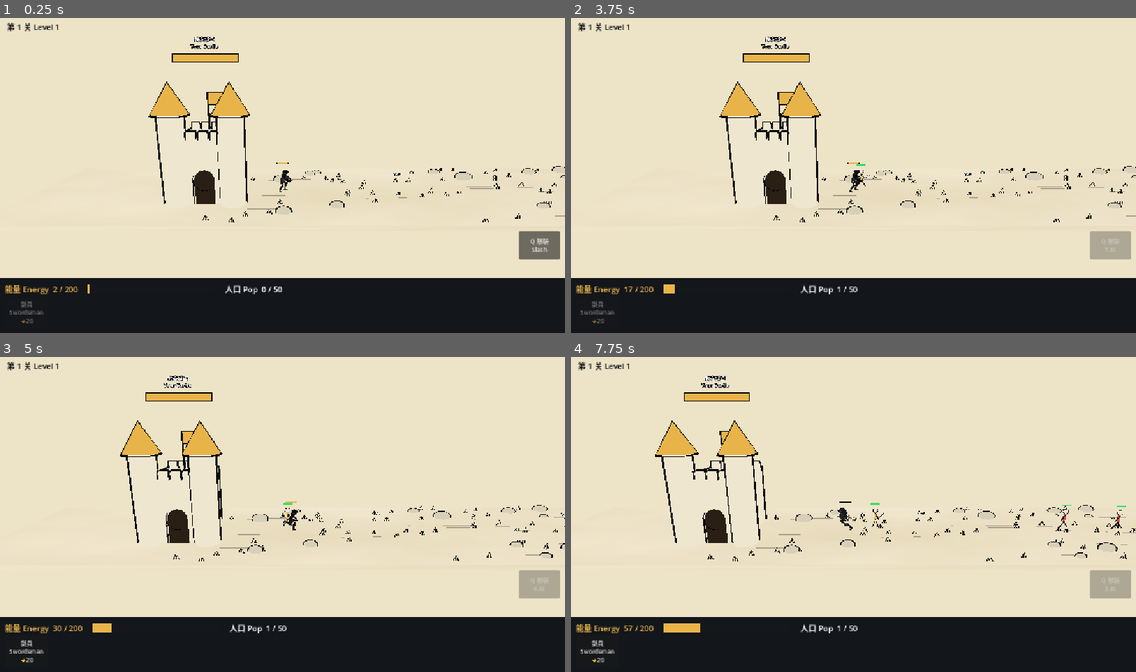
Above: before the commit, frames 1-4 (two rows, left to right).
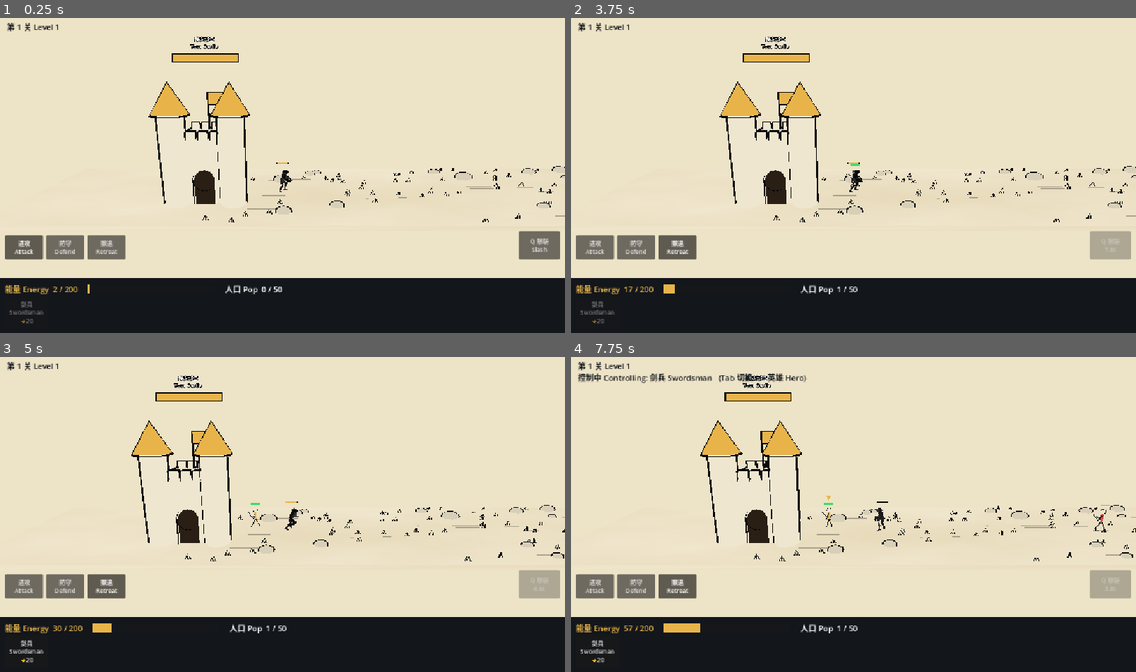
Above: after the commit, the same moments.

Repository: cronustjy-sketch/inkblade
Game: Godot game, scene res://scenes/battle.tscn
Same seed, same stepped clock (60 frames per second), same inputs: the game is played once before the commit and once after it.
Inputs (mouse positions are in pixels of both pictures, inside the frame that each line leads up to):
- Up to frame 1 (0.25 s): no input
- Up to frame 2 (3.75 s): click "Q 怒斩 Slash" at 0.5 s; click (593, 247) at 1.25 s, where only the run after the commit has a clickable "进攻 Attack"; click "剑兵 Swordsman ⚡20" at 2 s; click (638, 247) at 2.75 s, where only the run after the commit has a clickable "防守 Defend"; click (678, 247) at 3.5 s, where only the run after the commit has a clickable "撤退 Retreat"
- Up to frame 3 (5 s): tap Enter at 4.25 s; move the mouse to (406, 498) at 4.27 s; hold Right (ui_right) from 4.28 s (still down); tap Tab at 4.35 s; click (406, 498) at 4.42 s; tap H at 4.55 s
- Up to frame 4 (7.75 s): release Right (ui_right) at 5 s; drag from (740, 530) to (825, 577) at 5.02 s; move the mouse to (910, 445) at 5.77 s; hold Right (ui_right) 5.78-6.5 s; tap 1 at 5.85 s; click (910, 445) at 5.92 s; tap 2 at 6.05 s; drag from (825, 577) to (684, 467) at 6.52 s; move the mouse to (1023, 561) at 7.27 s; hold Left (ui_left) from 7.28 s (still down); tap 3 at 7.35 s; click (1023, 561) at 7.42 s; tap Tab at 7.55 s

The runs differ from the first frame. In frame 1, 1.6% of the frame differs, in the area x 0-23%, y 68-77%; in frame 2, 1.6%; in frame 3, 4.6%; in frame 4, 6.9%, in the area x 0-100%, y 5-77%.

Commit message:
Step 8: orders (attack/defend/retreat) and take-control
Co-Authored-By: Claude Sonnet 5.5 <noreply@anthropic.com>

Diff:
--- a/godot/data/units.gd
+++ b/godot/data/units.gd
@@ -37,3 +37,11 @@
 const ULT_MAX: float = 100.0
 const ULT_DAMAGE: float = 300.0
 const ULT_CASTLE_DAMAGE: float = 120.0
+
+# Orders for the player's army, and take-control tuning.
+const ORDER_ATTACK: int = 0
+const ORDER_DEFEND: int = 1
+const ORDER_RETREAT: int = 2
+const DEFEND_LINE_M: float = 7.0
+const RETREAT_HEAL_PER_SEC: float = 0.08
+const CONTROL_DAMAGE_MULT: float = 1.4
--- a/godot/scripts/battle.gd
+++ b/godot/scripts/battle.gd
@@ -29,6 +29,8 @@
 var hud: CanvasLayer
 var hero: Node3D
 var spawner: Node
+var order: int = UnitData.ORDER_ATTACK
+var controlled: Node3D
 var _over: bool = false
 
 func _ready() -> void:
@@ -56,6 +58,9 @@
 	add_child(hud)
 	hud.setup(level, MAX_ENERGY, MAX_POP, _unlocked_skills())
 	hud.skill_requested.connect(_on_skill_requested)
+	hud.order_requested.connect(set_order)
+	hud.show_orders()
+	hud.set_order(order)
 	hud.spawn_requested.connect(_on_spawn_requested)
 	hud.retry_requested.connect(_on_retry)
 	hud.next_level_requested.connect(_on_next_level)
@@ -75,10 +80,12 @@
 	hud.update_state(energy, player_pop())
 
 	hud.update_skills(hero)
-	hero.move(move_axis(), delta)
+	_validate_control()
+	hero.move(0.0 if controlled != null else move_axis(), delta)
 
 	# Camera follows the hero, clamped between the castles.
-	var target_x: float = clampf(hero.position.x, PLAYER_CASTLE_X, ENEMY_CASTLE_X)
+	var follow: Node3D = controlled if controlled != null else hero
+	var target_x: float = clampf(follow.position.x, PLAYER_CASTLE_X, ENEMY_CASTLE_X)
 	cam_x = lerpf(cam_x, target_x, 1.0 - exp(-CAM_FOLLOW * delta))
 	camera.position = Vector3(cam_x, CAM_HEIGHT, CAM_DISTANCE)
 	camera.look_at(Vector3(cam_x, 1.5, 0.0), Vector3.UP)
@@ -114,6 +121,8 @@
 	var own: Node3D = player_castle if team == 0 else enemy_castle
 	var foe: Node3D = enemy_castle if team == 0 else player_castle
 	u.setup(team, key, foe, stat_mult)
+	if team == 0:
+		u.battle = self
 	add_child(u)
 	var side: float = 1.0 if team == 0 else -1.0
 	var z_spread: float = 0.4 if UnitData.UNITS[key]["pop"] >= 3 else 1.0
@@ -151,7 +160,20 @@
 		if event.keycode == OS.find_keycode_from_string(UnitData.HERO_SKILLS[id]["key"]):
 			hero.cast(id)
 			return
-	_debug_key(event.keycode)
+	match event.keycode:
+		KEY_TAB:
+			cycle_control()
+			get_viewport().set_input_as_handled()
+		KEY_H:
+			release_control()
+		KEY_1:
+			set_order(UnitData.ORDER_ATTACK)
+		KEY_2:
+			set_order(UnitData.ORDER_DEFEND)
+		KEY_3:
+			set_order(UnitData.ORDER_RETREAT)
+		_:
+			_debug_key(event.keycode)
 
 # Debug only: F1 wins the level, F2 loses it, F3 / F4 preview hero animations.
 func _debug_key(keycode: Key) -> void:
@@ -165,3 +187,65 @@
 		hero.play("run")
 	elif keycode == KEY_F4:
 		hero.play("slash1", 0.5)
+
+# ---------- orders and take-control ----------
+
+func set_order(new_order: int) -> void:
+	order = new_order
+	hud.set_order(order)
+
+func control(unit: Node3D) -> void:
+	if controlled != null and is_instance_valid(controlled):
+		controlled.set_controlled(false)
+	controlled = unit
+	unit.set_controlled(true)
+	var d: Dictionary = unit.data
+	hud.set_control_text("控制中 Controlling: %s %s   (Tab 切换 / H 英雄 Hero)" % [d["name_cn"], d["name_en"]])
+
+func release_control() -> void:
+	if controlled != null and is_instance_valid(controlled):
+		controlled.set_controlled(false)
+	controlled = null
+	hud.set_control_text("")
+
+func _validate_control() -> void:
+	if controlled != null and (not is_instance_valid(controlled) or controlled.is_queued_for_deletion() or controlled.inside):
+		release_control()
+
+# Player soldiers (not the hero) that can be controlled, left to right.
+func controllable_units() -> Array[Node3D]:
+	var out: Array[Node3D] = []
+	for u: Node3D in get_tree().get_nodes_in_group("units"):
+		if u.team == 0 and not u.is_queued_for_deletion() and not u.inside:
+			out.append(u)
+	out.sort_custom(func(a: Node3D, b: Node3D) -> bool: return a.position.x < b.position.x)
+	return out
+
+func cycle_control() -> void:
+	var list: Array[Node3D] = controllable_units()
+	if list.is_empty():
+		release_control()
+		return
+	var idx: int = list.find(controlled)
+	control(list[(idx + 1) % list.size()])
+
+func _unhandled_input(event: InputEvent) -> void:
+	if event is InputEventMouseButton and event.pressed and event.button_index == MOUSE_BUTTON_LEFT:
+		_pick_unit_at(event.position)
+
+# Picks the soldier whose on-screen body is nearest to the click.
+func _pick_unit_at(screen_pos: Vector2) -> void:
+	var best: Node3D = null
+	var best_dist: float = 48.0
+	for u: Node3D in controllable_units():
+		var p: Vector2 = camera.unproject_position(u.global_position + Vector3(0, 0.9, 0))
+		var d: float = p.distance_to(screen_pos)
+		if d < best_dist:
+			best_dist = d
+			best = u
+	if best != null:
+		control(best)
+	else:
+		var hp: Vector2 = camera.unproject_position(hero.global_position + Vector3(0, 1.0, 0))
+		if hp.distance_to(screen_pos) < best_dist:
+			release_control()
--- a/godot/scripts/dev_smoke.gd
+++ b/godot/scripts/dev_smoke.gd
@@ -16,6 +16,7 @@
 	await get_tree().create_timer(0.5).timeout
 	await _step5()
 	await _step7()
+	await _step8()
 	print("SMOKE DONE failures=%d" % failures)
 	get_tree().quit()
 
@@ -160,3 +161,66 @@
 	check("archer can hit a flying dragon", dragon.hp < dragon.max_hp)
 	bow.queue_free()
 	await clear_units()
+
+func _step8() -> void:
+	_setup_arena()
+	const ATTACK := 0
+	const DEFEND := 1
+	const RETREAT := 2
+
+	await clear_units()
+	battle.set_order(DEFEND)
+	var d: Node3D = spawn(0, "soldier", 10.0, false)
+	await wait(3.0)
+	check("defend: unit holds the line ~7 m out (x=%.2f)" % d.position.x, absf(d.position.x - 7.0) < 0.4)
+
+	await clear_units()
+	battle.set_order(RETREAT)
+	var r: Node3D = spawn(0, "soldier", 5.0, false)
+	await wait(2.2)
+	check("retreat: unit goes inside the castle", r.inside and not r._rig.visible)
+	r.hp = 30.0
+	await wait(1.0)
+	check("retreat: heals while inside (hp %.1f)" % r.hp, r.hp > 33.0)
+	var foe: Node3D = spawn(1, "soldier", 3.6, false)
+	var hp_before: float = r.hp
+	await wait(1.2)
+	check("retreat: units inside can't be attacked", r.hp >= hp_before)
+	foe.queue_free()
+	battle.set_order(ATTACK)
+	await wait(0.1)
+	check("attack order: unit comes back out", not r.inside and r._rig.visible)
+
+	await clear_units()
+	battle.set_order(ATTACK)
+	var c: Node3D = spawn(0, "soldier", 10.0, false)
+	var c2: Node3D = spawn(0, "archer", 12.0)
+	battle.control(c)
+	check("control: unit is marked controlled", c.controlled and battle.controlled == c)
+	var x0: float = c.position.x
+	Input.action_press("ui_right")
+	await wait(0.5)
+	Input.action_release("ui_right")
+	check("control: arrow keys move the controlled unit (dx=%.2f)" % (c.position.x - x0), c.position.x - x0 > 0.5)
+	await wait(0.1)
+	var x1: float = c2.position.x
+	check("control: other units are not moved by the keys", is_equal_approx(c2.position.x, x1))
+	battle.cycle_control()
+	check("control: Tab cycles to the next soldier", battle.controlled == c2)
+	battle.cycle_control()
+	check("control: Tab wraps around", battle.controlled == c)
+	battle.release_control()
+	check("control: H returns to the hero", battle.controlled == null and not c.controlled)
+
+	await clear_units()
+	var boosted: Node3D = spawn(0, "soldier", 10.0)
+	var dummy: Node3D = spawn(1, "soldier", 10.5)
+	dummy.max_hp = 1000.0
+	dummy.hp = 1000.0
+	battle.control(boosted)
+	await wait(0.2)
+	check("control: +40%% damage (lost %.1f)" % (1000.0 - dummy.hp), is_equal_approx(1000.0 - dummy.hp, 14.0))
+	boosted.take_damage(9999.0)
+	await wait(0.1)
+	check("control: released when the unit dies", battle.controlled == null)
+	await clear_units()
--- a/godot/scripts/stickman.gd
+++ b/godot/scripts/stickman.gd
@@ -41,6 +41,7 @@
 var _pose_r: float = 0.5
 var _pose_l: float = 0.3
 var _wind: float = 2.4
+var _face: float = 1.0
 var _moving: bool = false
 var _phase: float = 0.0
 var _clock: float = 0.0
@@ -52,6 +53,7 @@
 	team = p_team
 	gait = 4.2 * speed_mps if speed_mps > 0.0 else 4.0
 	_holder = Node3D.new()
+	_face = 1.0 if team == 0 else -1.0
 	_holder.rotation_degrees.y = 0.0 if team == 0 else 180.0
 	add_child(_holder)
 	match key:
@@ -119,7 +121,7 @@
 	if _attack_t >= 0.0:
 		_arm_r.rotation.z = _attack_angle()
 		if legs:
-			_holder.position.x = sin(_attack_u() * PI) * 0.2 * (1.0 if team == 0 else -1.0)
+			_holder.position.x = sin(_attack_u() * PI) * 0.2 * _face
 	elif legs:
 		_holder.position.x = 0.0
 
@@ -381,3 +383,7 @@
 	_part(_holder, Shape.CONE, Vector3(0.5, 2.0, 0.5), Vector3(-1.7, -0.1, 0), PARCH, Vector3(0, 0, 90), 0.04)
 	_part(_holder, Shape.BOX, Vector3(1.4, 0.1, 0.1), Vector3(0, 0.45, 0), color)
 	_holder.position.y = 2.3
+
+func set_facing(right: bool) -> void:
+	_face = 1.0 if right else -1.0
+	_holder.rotation_degrees.y = 0.0 if right else 180.0
--- a/godot/scripts/unit.gd
+++ b/godot/scripts/unit.gd
@@ -26,6 +26,10 @@
 var blocks_arrows: bool = false
 
 var enemy_castle: Node3D
+var battle: Node3D # set for player units; enemies ignore orders
+var controlled: bool = false
+var _facing_right: bool = true
+var _marker: Node3D
 var _cd_left: float = 0.0
 var _dir: float = 1.0
 var _fill: MeshInstance3D
@@ -76,19 +80,122 @@
 	var is_healer: bool = data.has("heal")
 	var target: Node3D = _nearest_enemy()
 	var enemy_in_range: bool = target != null and _x_gap(target.global_position.x) <= attack_range
-	if is_healer:
+	if is_healer and not inside:
 		_try_heal()
+	if team == 0 and battle != null and _follow_orders(delta, target, enemy_in_range):
+		return
 	var moving: bool = false
 	if enemy_in_range:
+		_face(target.global_position.x - global_position.x)
 		if not is_healer:
 			_try_attack(target)
 	elif enemy_castle != null and _castle_gap() <= attack_range:
 		if not is_healer:
 			_try_attack(enemy_castle)
 	else:
+		_face(_dir)
 		global_position.x += _dir * speed * delta
 		moving = true
 	_rig.set_moving(moving)
+
+# ---------- orders and take-control (player units only) ----------
+
+# Returns true when the order fully handled this frame; false means "act normally" (Attack).
+func _follow_orders(delta: float, target: Node3D, enemy_in_range: bool) -> bool:
+	var castle: Node3D = battle.player_castle
+	if controlled:
+		_controlled_step(delta, target, enemy_in_range)
+		return true
+	var order: int = battle.order
+	if order == UnitData.ORDER_RETREAT:
+		_retreat_step(delta, castle)
+		return true
+	if inside:
+		_set_inside(false)
+	if order == UnitData.ORDER_DEFEND:
+		_defend_step(delta, castle, target, enemy_in_range)
+		return true
+	return false
+
+func _retreat_step(delta: float, castle: Node3D) -> void:
+	var gate_x: float = castle.global_position.x + CASTLE_HALF_WIDTH
+	if inside:
+		heal(max_hp * UnitData.RETREAT_HEAL_PER_SEC * delta)
+		return
+	if global_position.x <= gate_x:
+		_set_inside(true)
+		return
+	_face(-1.0)
+	global_position.x -= speed * delta
+	_rig.set_moving(true)
+
+func _defend_step(delta: float, castle: Node3D, target: Node3D, enemy_in_range: bool) -> void:
+	if enemy_in_range:
+		_face(target.global_position.x - global_position.x)
+		if not data.has("heal"):
+			_try_attack(target)
+		_rig.set_moving(false)
+		return
+	var line_x: float = castle.global_position.x + UnitData.DEFEND_LINE_M
+	var off: float = line_x - global_position.x
+	if absf(off) > 0.25:
+		_face(off)
+		global_position.x += signf(off) * minf(speed * delta, absf(off))
+		_rig.set_moving(true)
+	else:
+		_face(1.0)
+		_rig.set_moving(false)
+
+func _controlled_step(delta: float, target: Node3D, enemy_in_range: bool) -> void:
+	var axis: float = battle.move_axis()
+	if axis != 0.0:
+		_face(axis)
+		var left: float = battle.player_castle.global_position.x + CASTLE_HALF_WIDTH + 0.3
+		var right: float = enemy_castle.global_position.x - CASTLE_HALF_WIDTH - 0.3
+		global_position.x = clampf(global_position.x + axis * speed * delta, left, right)
+	_rig.set_moving(axis != 0.0)
+	if enemy_in_range:
+		if axis == 0.0:
+			_face(target.global_position.x - global_position.x)
+		if not data.has("heal"):
+			_try_attack(target)
+	elif _castle_gap() <= attack_range and not data.has("heal"):
+		if axis == 0.0:
+			_face(enemy_castle.global_position.x - global_position.x)
+		_try_attack(enemy_castle)
+
+func _set_inside(value: bool) -> void:
+	inside = value
+	_rig.visible = not value
+	_fill.visible = not value
+	_rig.set_moving(false)
+
+func set_controlled(value: bool) -> void:
+	controlled = value
+	if value and _marker == null:
+		_marker = Node3D.new()
+		_marker.position.y = _rig.height + 0.75
+		add_child(_marker)
+		var cone := MeshInstance3D.new()
+		var mesh := CylinderMesh.new()
+		mesh.top_radius = 0.22
+		mesh.bottom_radius = 0.0
+		mesh.height = 0.4
+		mesh.radial_segments = 4
+		cone.mesh = mesh
+		cone.material_override = _unshaded(Color("e8b44a"))
+		_marker.add_child(cone)
+	elif not value and _marker != null:
+		_marker.queue_free()
+		_marker = null
+
+func _face(dx: float) -> void:
+	if dx == 0.0:
+		return
+	var right: bool = dx > 0.0
+	if right != _facing_right:
+		_facing_right = right
+		_rig.set_facing(right)
 
 func take_damage(amount: float) -> void:
 	hp -= amount * (1.0 - armor)
@@ -127,7 +234,7 @@
 	_cd_left = cooldown
 	_rig.play_attack(cooldown)
 	var is_castle: bool = target == enemy_castle
-	var dmg: float = atk
+	var dmg: float = atk * (UnitData.CONTROL_DAMAGE_MULT if controlled else 1.0)
 	if data.has("crit_chance") and randf() < data["crit_chance"]:
 		dmg *= data["crit_mult"]
 	if is_castle and data.has("castle_mult"):
Not shown, changed: godot/PROGRESS.md
